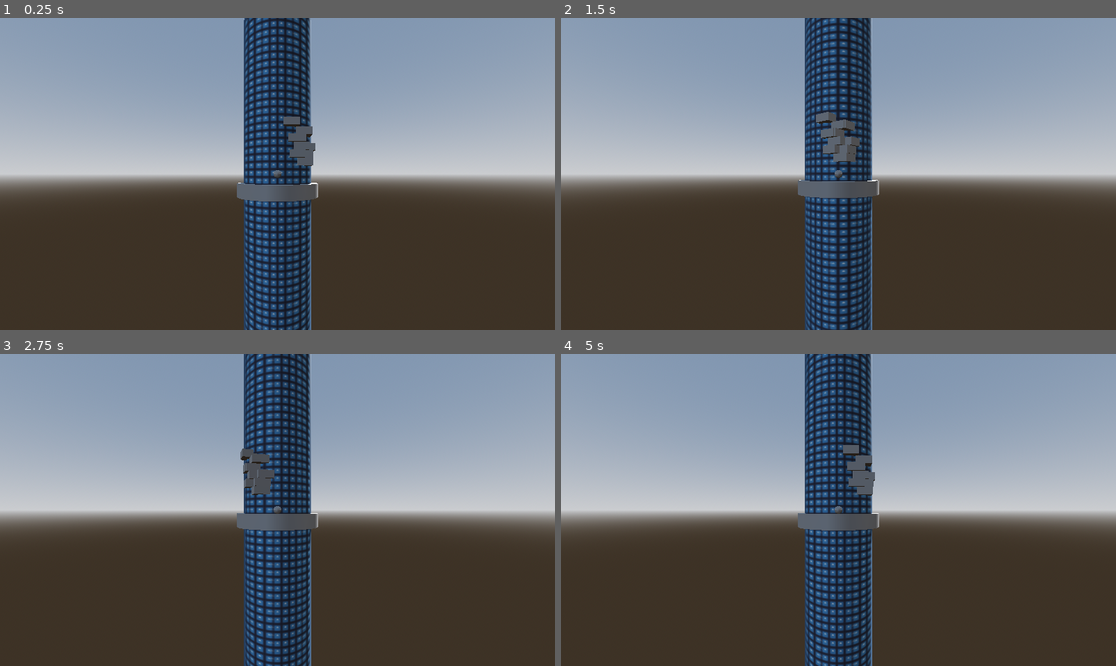
Above: before the commit, frames 1-4 (two rows, left to right).
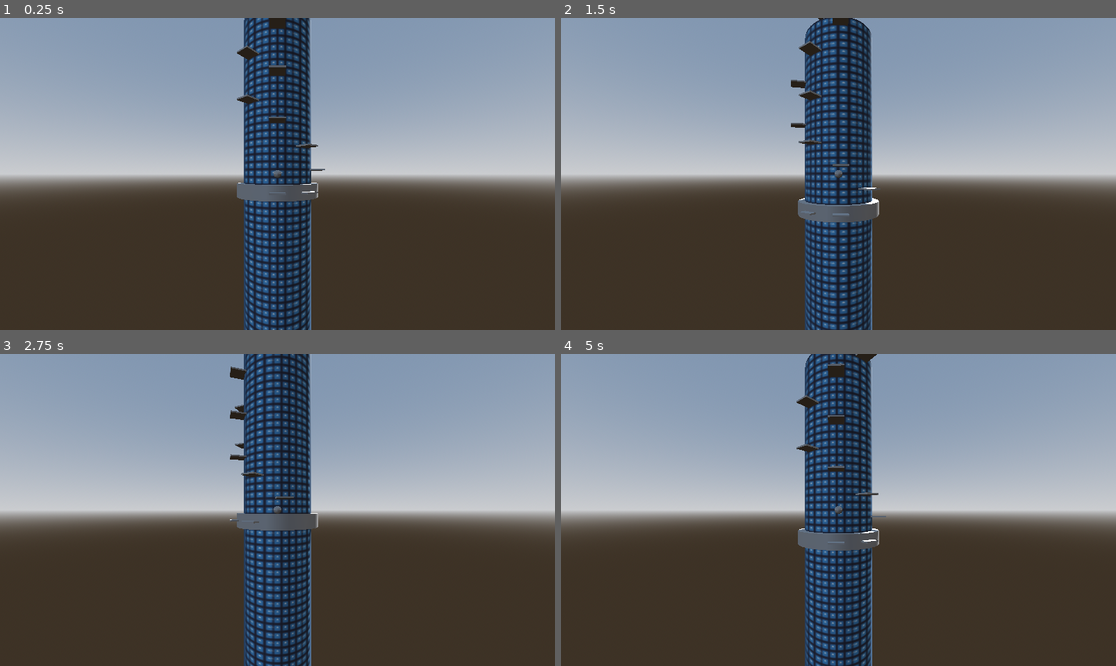
Above: after the commit, the same moments.

Repository: safgd/Infinite-Jump-Game
Game: Godot game, scene res://Scenes/game.tscn
The game is run twice, just before and just after one commit, with the same random seed, the same clock (stepped at 60 frames per second) and the same inputs. The engine's default icon, where the game draws it, is replaced by a stand-in: a white triangle on a blue panel in a dark square.
Inputs:
- Up to frame 1 (0.25 s): no input
- Up to frame 2 (1.5 s): tap Enter (ui_accept) at 0.5, 0.77 s; hold Right (ui_right) 0.53-1.28 s; hold Down (ui_down) from 1.28 s (still down)
- Up to frame 3 (2.75 s): tap Enter (ui_accept) at 1.52 s; release Down (ui_down) at 2.03 s; hold Right (ui_right) from 2.03 s (still down)
- Up to frame 4 (5 s): release Right (ui_right) at 2.78 s; hold Up (ui_up) 2.78-3.53 s; tap Enter (ui_accept) at 3.02, 3.77, 4.52 s; hold Left (ui_left) from 3.53 s (still down)

The runs differ from the first frame. In frame 1, 0.9% of the frame differs, in the area x 42-59%, y 0-57%; in frame 2, 2.9%; in frame 3, 0.9%; in frame 4, 8.3%, in the area x 42-59%, y 0-100%.

Commit message:
platforms adjusted so moving them later will be easier

Diff:
--- a/Scenes/cylinder_map.tscn
+++ b/Scenes/cylinder_map.tscn
@@ -24,3 +24,4 @@
 [node name="Platforms" type="Node3D" parent="." unique_id=415740971]
 
 [node name="Platform" parent="Platforms" unique_id=221532819 instance=ExtResource("2_q1o56")]
+collision_layer = 3
--- a/Scenes/platform.tscn
+++ b/Scenes/platform.tscn
@@ -1,15 +1,17 @@
 [gd_scene format=3 uid="uid://ylpbad5s4hr1"]
 
 [sub_resource type="BoxMesh" id="BoxMesh_ndhib"]
-size = Vector3(2, 1, 2)
+size = Vector3(2, 0.2, 4)
 
 [sub_resource type="BoxShape3D" id="BoxShape3D_tvo2v"]
-size = Vector3(2, 1, 2)
+size = Vector3(2, 0.2, 4)
 
 [node name="Platform" type="StaticBody3D" unique_id=221532819]
 
 [node name="MeshInstance3D" type="MeshInstance3D" parent="." unique_id=73556812]
+transform = Transform3D(1, 0, 0, 0, 1, 0, 0, 0, 1, 0, 0, 5)
 mesh = SubResource("BoxMesh_ndhib")
 
 [node name="CollisionShape3D" type="CollisionShape3D" parent="." unique_id=144056340]
+transform = Transform3D(1, 0, 0, 0, 1, 0, 0, 0, 1, 0, 0, 5)
 shape = SubResource("BoxShape3D_tvo2v")
--- a/Scripts/cylinder_map.gd
+++ b/Scripts/cylinder_map.gd
@@ -3,14 +3,22 @@
 @export var platform_scene: PackedScene
 @export var radius: float = 5.0
 @onready var platforms: Node3D = $Platforms
+@export var plat_dist_x: float = 40.0
+@export var plat_dist_y: float = 3.0
 
 func _ready() -> void:
-	for i: int in range(10):
-		spawn_platform()
+	var plat_rotation: float = 0.0
+	for i: int in range(50):
+		var plat: Node3D = spawn_platform(i * plat_dist_y)
+		if randf() < 0.5:
+			plat_rotation += plat_dist_x
+		else:
+			plat_rotation -= plat_dist_x
+		plat_rotation = floori(plat_rotation) % 360
+		plat.rotation_degrees.y = plat_rotation
 
-func spawn_platform()->void:
-	var plat = platform_scene.instantiate()
+func spawn_platform(pos_y: float)->Node3D:
+	var plat: Node3D = platform_scene.instantiate()
 	platforms.add_child(plat)
-	var direction: Vector2 = (Vector2(randi(), randi())).normalized() * radius
-	var y: float = randi() % 10
-	plat.global_position = Vector3(direction.x, y, direction.y)
+	plat.global_position.y = pos_y
+	return plat
